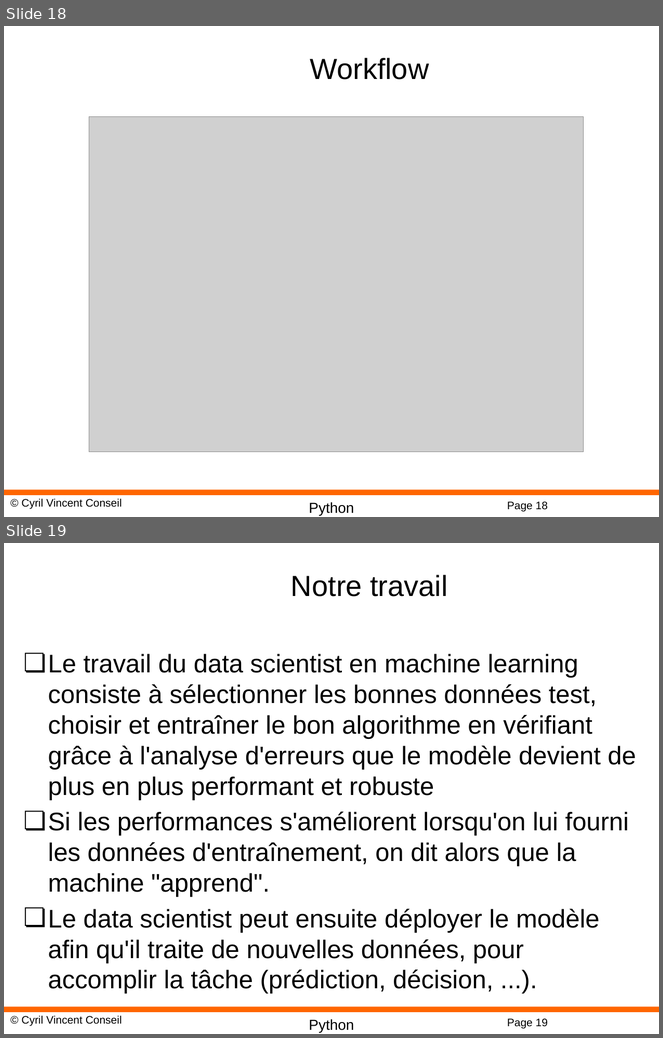
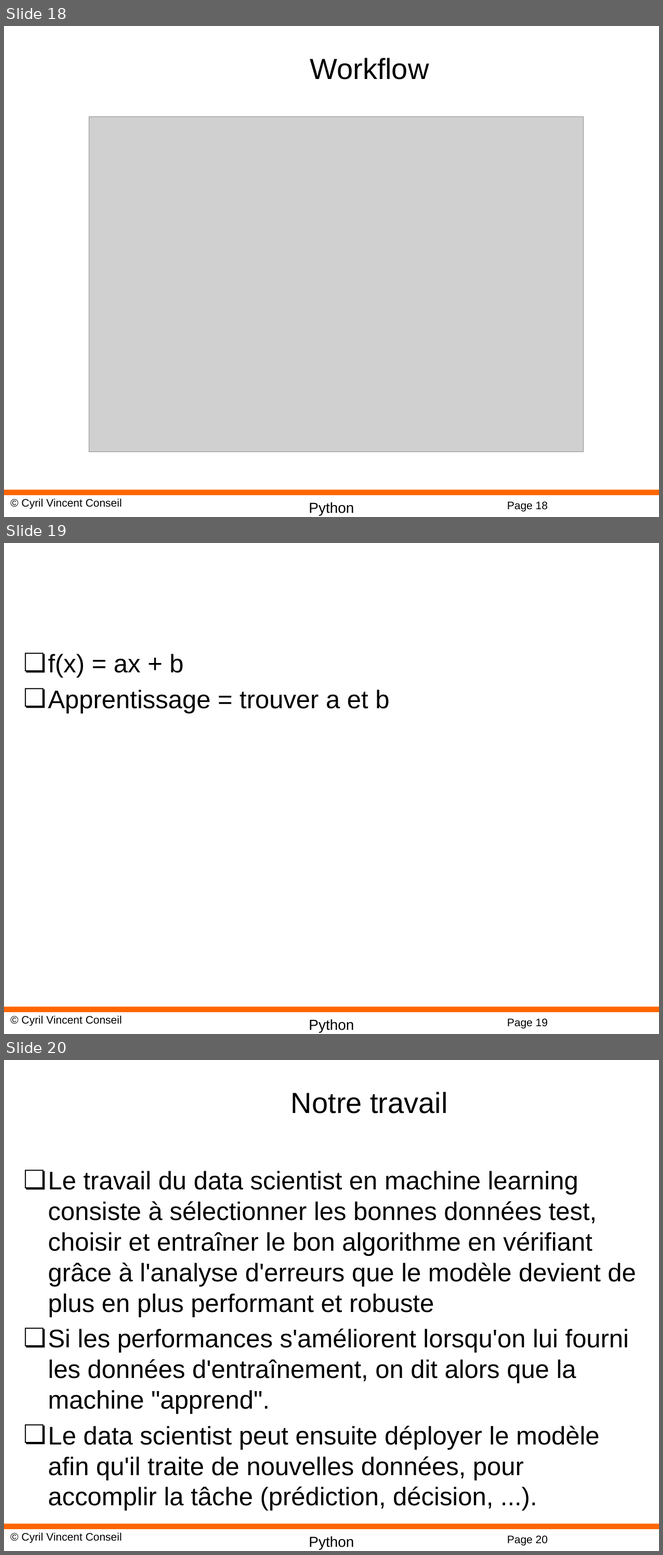
Before and after one commit to cyrilvincent/DL, a slide deck: PPT/DeepLearning05-MachineLearning.pptx. Shown one above the other, each under a label of ours: slides 18 and 19 before the commit, slides 18, 19 and 20 after it. The pictures are 663x1038 and 663x1555 pixels, drawn with LibreOffice and Linux fonts; fonts in the diff are those of the drawing; grey boxes stand for pictures; background and template pictures are left out. Boxes give left, top, right and bottom in pixels: in the first picture for what was removed or moved away, otherwise in the second. Text is boxed around its words. In the diff, an @@ line names an element or a change of style, - is before the commit and + after.

```diff
--- a/PPT/DeepLearning05-MachineLearning.pptx
+++ b/PPT/DeepLearning05-MachineLearning.pptx
@@ slide 19 added at [4,543,659,1034], background #FFFFFF; not listed: 4 template elements that a slide beside it also shows @@
@@ text added at [48,654,389,714], 28 pt, text #000000 @@
+❏ f(x) = ax + b
+❏ Apprentissage = trouver a et b
@@ what was slide 19 is now slide 20 @@
@@ page number at [507,1536,548,1546]: text changed @@
-Page 19
+Page 20
```
Also in this commit, not shown: 3 other files.
